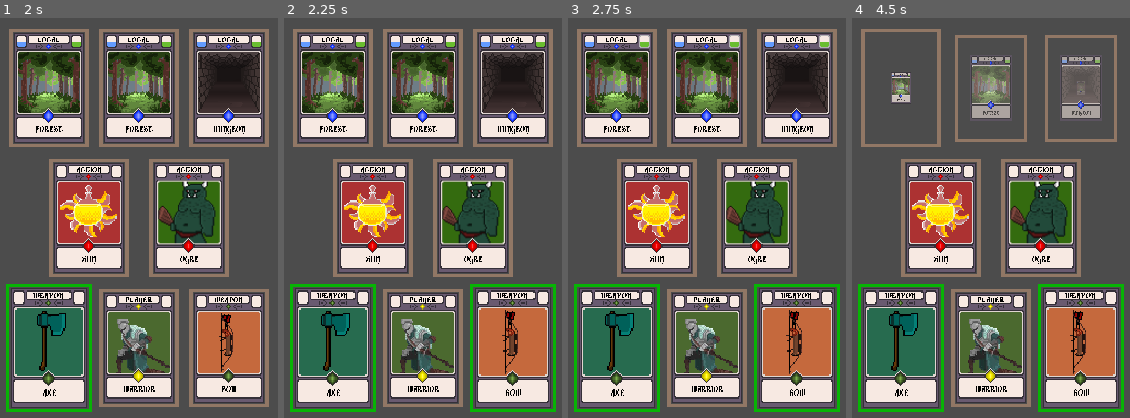
Above: before the commit, frames 1-4 (left to right).
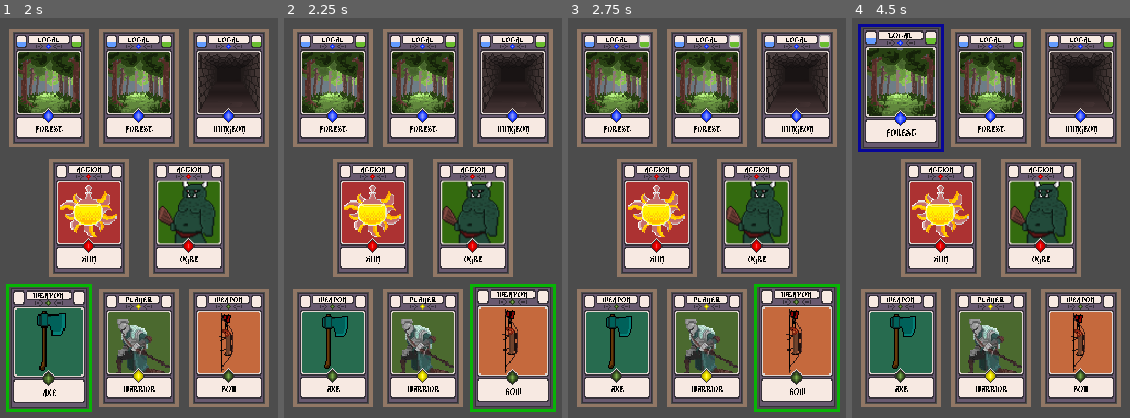
Above: after the commit, the same moments.

Repository: kdds22/Crawler-Card-RPG
Game: Godot game, scene res://scenes/MainCore.tscn
The game is run twice, just before and just after one commit, with the same random seed, the same clock (stepped at 60 frames per second) and the same inputs.
Inputs (mouse positions are in pixels of both pictures, inside the frame that each line leads up to):
- Up to frame 1 (2 s): move the mouse to (139, 346) at 0.52 s; press the mouse at (139, 346) at 0.53 s; move the mouse to (50, 346) at 1.27 s; release the mouse at (50, 346) at 1.28 s; click (50, 346) at 1.35 s
- Up to frame 2 (2.25 s): tap Enter at 2 s; move the mouse to (511, 346) at 2.02 s; press the mouse at (511, 346) at 2.03 s
- Up to frame 3 (2.75 s): no input
- Up to frame 4 (4.5 s): move the mouse to (940, 218) at 2.77 s; release the mouse at (940, 218) at 2.78 s; click (940, 218) at 2.85 s; move the mouse to (1041, 218) at 3.52 s; press the mouse at (1041, 218) at 3.53 s; tap Space at 4.25 s; move the mouse to (902, 86) at 4.27 s; release the mouse at (902, 86) at 4.28 s; click (902, 86) at 4.35 s

Frame 1 is identical in both runs. In frame 2, 6.8% of the frame differs, in the area x 2-97%, y 66-99%; in frame 3, 6.8%; in frame 4, 36%, in the area x 2-98%, y 1-99%.
Error before the commit: Invalid get index 'Type' (on base: 'Dictionary'). (res://scripts/CardBase.gd:63)

Commit message:
Sistema de Interacacao das Cartas (Reescrito) - Fixed Bug de Colisao - Agora o CardMenager possui a ultima carta focada

Diff:
--- a/scenes/CardBase.tscn
+++ b/scenes/CardBase.tscn
@@ -224,7 +224,7 @@
 [node name="CardBase" type="RigidBody2D"]
 modulate = Color( 1, 1, 1, 0 )
 scale = Vector2( 1.5, 1.5 )
-mode = 1
+mode = 3
 contact_monitor = true
 script = ExtResource( 1 )
 
@@ -351,3 +351,4 @@
 [connection signal="mouse_entered" from="." to="." method="_on_CardBase_mouse_entered"]
 [connection signal="mouse_exited" from="." to="." method="_on_CardBase_mouse_exited"]
 [connection signal="body_entered" from="Detect" to="." method="_on_Detect_body_entered"]
+[connection signal="body_exited" from="Detect" to="." method="_on_Detect_body_exited"]
--- a/scripts/CardBase.gd
+++ b/scripts/CardBase.gd
@@ -6,6 +6,8 @@
 # =====================================================
 
 var my_info : Dictionary = {}
+
+var card_info_interacting : RigidBody2D
 
 # =====================================================
 # Fim da Propriedade das Cartas
@@ -50,89 +52,37 @@
 # Função pra Executar qualquer ação de "entrada" sobre a carta
 # Normalmente ações com o Mouse
 func _unhandled_input(event: InputEvent) -> void:
-	if focused and event is InputEventMouseButton:
+
+	if focused:
 		if event.is_action_pressed("click"):
-			if clicked:
-				print("is_pressed_clicked...")
-#				CardManager.clear_maked()
-			else:
-				clicked = true
-#				z_index = 1
-				$Sprite.z_index = 1
-				print("is_pressed_Not_clicked...")
-				if my_info["Type"] == "Local" and input_pickable == true:
-					get_node(main_core_path).card_clicked(self) # MainCore.gd
-
-			print(my_info["Type"])
-
+			clicked = true
+			print("\nclicked: ",my_info["Name"]," - ", clicked)
+			$Sprite.z_index = 1
 		if event.is_action_released("click"):
 			if clicked:
-				print("is_released_clicked... escolhi a carta: ", my_info["Name"])
-				print()
+				print(my_info["Name"], " - Soltei - ", clicked)
 				clicked = false
-#				z_index = 0
 				$Sprite.z_index = 0
+				print("\nunclicked: ",my_info["Name"]," - ", clicked)
 				position = initial_position
-#				CardManager.card_clicked = self
-#				interactin_flag_clicked = true
-			elif not clicked:
-				print("is_released_Not_clicked... e vai interagir com: ", my_info["Name"])
-#				z_index = 0
-				$Sprite.z_index = 0
-				position = initial_position
-#				CardManager.card_released = self
-#				interactin_flag_n_clicked = true
-
-
-		if interactin_flag_clicked:
-			CardManager.make_interaction()
-		else:
-			CardManager.clear_maked()
-			interactin_flag_clicked = false
-			interactin_flag_n_clicked = false
-
-		pass
-
-
-
-	"""
-	if event is InputEventMouseButton:
-		if event.is_action_pressed("click"):
-			if focused:
-				if not clicked:
-					if my_info["Type"] == "Action":
-						print("Carta de AÇÃO -> ",my_info["Name"])
-						if my_info["Description"] == "Potion":
-							clicked = true
-							z_index = 1
-					if my_info["Type"] == "Weapon":
-						clicked = true
-						z_index = 1
-		if event.is_action_released("click"):
-			if focused:
-				if clicked:
-					print("Clicked...")
-					if my_info["Type"] == "Weapon":
-						CardManager.card_clicked = self
-				elif not clicked:
-					print("Not Clicked...")
-					if my_info["Type"] == "Action" and my_info["Description"] == "Enemy" and CardManager.card_clicked != null:
-						CardManager.card_released = self
-
-				CardManager.make_interaction()
-
-			position = initial_position
-			clicked = false
-			focused = false
-			z_index = 0
-			"""
+
+				if CardManager._on_card_interacting != null:
+					print("\nInteração com: ",CardManager._on_card_interacting.my_info["Name"])
+					_on_interacting_card()
+				else:
+					print("\n\nvaziooooo.... nenhuma interação\n\n")
+
+			else:
+				print(my_info["Name"], ", interação - ", clicked)
+
+
 	if clicked and event is InputEventMouseMotion:
-		if my_info["Type"] == "Weapon":
+		if my_info["Type"] == "Weapon" or (my_info["Type"] == "Action" and my_info["Description"] == "Potion"):
 			moving = true
 			global_position = get_global_mouse_position()
-		if my_info["Type"] == "Action" and my_info["Description"] == "Potion":
-			moving = true
-			global_position = get_global_mouse_position()
+#		if my_info["Type"] == "Action" and my_info["Description"] == "Potion":
+#			moving = true
+#			global_position = get_global_mouse_position()
 		moving = false
 
 	pass # func _input
@@ -151,6 +101,17 @@
 			$Sprite/TextureProgressGoal/Anim.play("signal")
 			$Sprite/TextureProgressItem/Anim.play("signal")
 	pass # func _ready
+
+
+func _process(delta: float) -> void:
+	if clicked and focused:
+		global_position = get_global_mouse_position()
+	if clicked and not focused:
+		clicked = false
+		position = initial_position
+
+	pass
+
 
 
 # SETa TODAS as informações/atributos da Carta
@@ -263,7 +224,7 @@
 # Referencia a Carta que esta sendo FOCADA
 func _on_CardBase_mouse_entered() -> void:
 	focused = true
-	print(my_info, "Focado: ", focused)
+	print(my_info["Name"], "\nFocado: ", focused)
 	get_parent().scale = Vector2(1.2,1.2)
 	get_parent().self_modulate = my_info["Moldure_Color"]
 
@@ -273,7 +234,7 @@
 # Referencia a Carta que esta sendo "DES"FOCADA
 func _on_CardBase_mouse_exited() -> void:
 	focused = false
-	print(my_info["Name"], "Focado: ", focused)
+	print(my_info["Name"], "\nFocado: ", focused)
 	clicked = false
 	get_parent().scale = Vector2(1.1,1.1)
 	get_parent().self_modulate = Color(1,1,1)
@@ -305,16 +266,26 @@
 	pass # func pickable
 
 
-
-
-
-
+func _on_interacting_card() -> void:
+	var _on_card = CardManager._on_card_interacting
+	print("_on_interacting_card - my_info: ",my_info)
+	if my_info["Type"] == "Weapon" and _on_card.my_info["Type"] == "Action" and _on_card.my_info["Name"] == "Ogre":
+		_on_card.call_anim_hit()
+		pass
+
+	pass
 
 
 func _on_Detect_body_entered(body: PhysicsBody2D) -> void:
-	if body.focused:
-		print("Corpo Focado")
-		print(body.name)
-	if not body.focused:
-		print("Corpo Não Focado")
-		print(body.name)
+	if body != self and clicked: # and body.focused:
+		print("\n",body.focused,"\n")
+		print("Entrou em: ",body.my_info["Name"], " -> ",self.my_info["Name"], ", Modo: ",body.mode)
+#		card_info_interacting = body
+	pass
+
+func _on_Detect_body_exited(body: PhysicsBody2D) -> void:
+	if body != self and body.focused: # and body.focused:
+		print("\n",body.focused,"\n")
+		print("Saiu de: ",body.my_info["Name"], " -> ",self.my_info["Name"])
+		card_info_interacting = null
+	pass # Replace with function body.
--- a/scripts/Mouse.gd
+++ b/scripts/Mouse.gd
@@ -1,11 +1,6 @@
 extends Area2D
 
-var pre_focus : Dictionary = {}
-var pos_focus : Dictionary = {}
 
-var actual_body : Dictionary = {}
-
-var clicking : bool
 
 # Called when the node enters the scene tree for the first time.
 func _ready() -> void:
@@ -21,49 +16,11 @@
 
 
 func _on_Mouse_body_entered(body: PhysicsBody2D) -> void:
-#	body.focused = true
-	if body.has_method("get_info_card"):
-		pre_focus = body.get_info_card()
-	print()
-	print("==========================================")
-	print("----- Mouse Entrada -----")
-	print(pre_focus, "Focado")
-	print("----- Mouse Entrada -----")
-	print("==========================================")
-	print()
-#	print(pre_focus) # Imprimir os atributos da carta
+	CardManager._on_card_interacting = body
+	print("\nMouse: ",body.my_info["Name"], "\n")
 	pass # Replace with function body.
 
 
 func _on_Mouse_body_exited(body: PhysicsBody2D) -> void:
-#	body.focused = false
-	print(pre_focus)
-	pre_focus.clear()
-	print(pre_focus)
-	"""
-	if pre_focus != {}:
-		print()
-		print("==========================================")
-		print("----- Mouse Saida -----")
-		print(pre_focus["Name"], "DesFocado")
-		print("----- Mouse Saida -----")
-		print("==========================================")
-		print()
-	"""
-#	pre_focus = {}
-#	print(pre_focus) # imprimir os atributos da carta, resultado = null / {}
+	body.position = body.initial_position
 	pass # Replace with function body.
-
-
-"""
-func _unhandled_input(event: InputEvent) -> void:
-	if event == InputEventMouseButton:
-		if event.is_action_pressed("click"):
-			if pre_focus != {}:
-				actual_body = pre_focus
-		if event.is_action_released("click"):
-			if pre_focus == {}:
-				actual_body = {}
-				CardManager.clear_maked()
-		pass
-"""
--- a/scripts/global/CardManager.gd
+++ b/scripts/global/CardManager.gd
@@ -39,6 +39,8 @@
 
 var card_clicked : RigidBody2D
 var card_released : RigidBody2D
+
+var _on_card_interacting : RigidBody2D
 
 var interaction : bool = false
 #########################################################################################################
